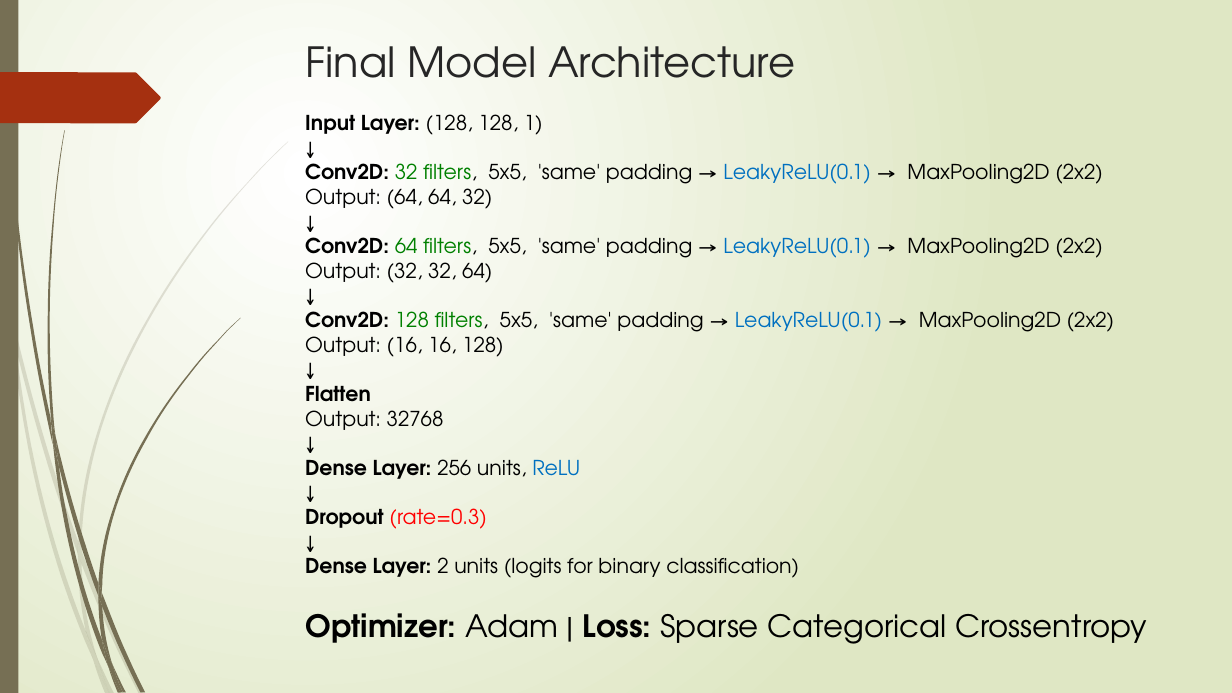
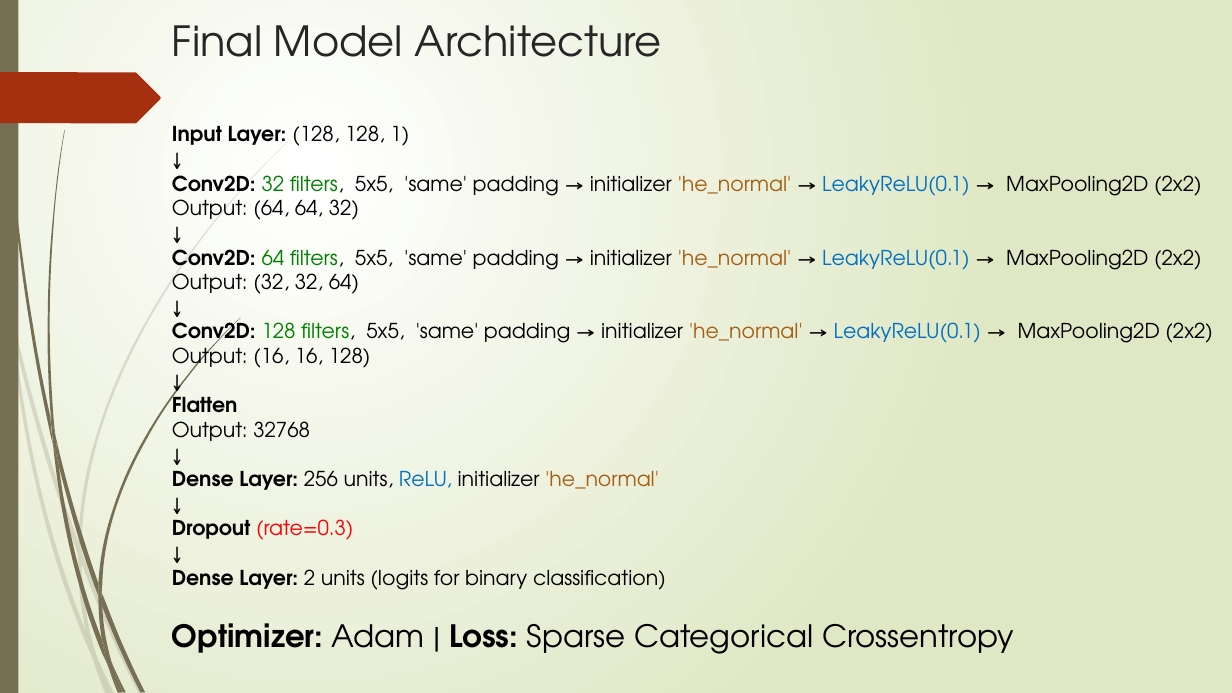
Before and after one commit to bonisadar/SpringboardCapstoneThree, a slide deck: slide 7 of reports/Capstone_Three_Presentation.pptx. Drawn at 1232x693 pixels with LibreOffice and Linux fonts; fonts in the diff are those of the drawing. Boxes give left, top, right and bottom in pixels: in the first picture for what was removed or moved away, otherwise in the second. Text is boxed around its words. In the diff, an @@ line names an element or a change of style, - is before the commit and + after.

```diff
--- a/reports/Capstone_Three_Presentation.pptx
+++ b/reports/Capstone_Three_Presentation.pptx
@@ title "Final Model Architecture": place and size @@
-title "Final Model Architecture" at box(305, 46, 795, 78)
+title "Final Model Architecture" at box(172, 25, 662, 57)
@@ text "Input Layer: (128, 128, 1)": place and size @@
-text "Input Layer: (128, 128, 1)" at box(305, 114, 1115, 578)
+text "Input Layer: (128, 128, 1)" at box(172, 125, 1213, 590)
@@ text at box(172, 168, 1202, 200): text changed @@
-Conv2D: 32 filters, 5x5, 'same' padding → LeakyReLU(0.1) → MaxPooling2D (2x2)
+Conv2D: 32 filters, 5x5, 'same' padding → initializer 'he_normal' → LeakyReLU(0.1) → MaxPooling2D (2x2)
@@ text at box(172, 242, 1202, 274): text changed @@
-Conv2D: 64 filters, 5x5, 'same' padding → LeakyReLU(0.1) → MaxPooling2D (2x2)
+Conv2D: 64 filters, 5x5, 'same' padding → initializer 'he_normal' → LeakyReLU(0.1) → MaxPooling2D (2x2)
@@ text at box(172, 316, 1213, 348): text changed @@
-Conv2D: 128 filters, 5x5, 'same' padding → LeakyReLU(0.1) → MaxPooling2D (2x2)
+Conv2D: 128 filters, 5x5, 'same' padding → initializer 'he_normal' → LeakyReLU(0.1) → MaxPooling2D (2x2)
@@ text at box(172, 464, 658, 490): text changed @@
-Dense Layer: 256 units, ReLU
+Dense Layer: 256 units, ReLU, initializer 'he_normal'
@@ text "Optimizer: Adam | Loss: Sparse ...": place and size @@
-text "Optimizer: Adam | Loss: Sparse ..." at box(305, 613, 1147, 644)
+text "Optimizer: Adam | Loss: Sparse ..." at box(172, 623, 1014, 654)
```
Also in this commit, not shown: 1 slide added, 5 other files.
